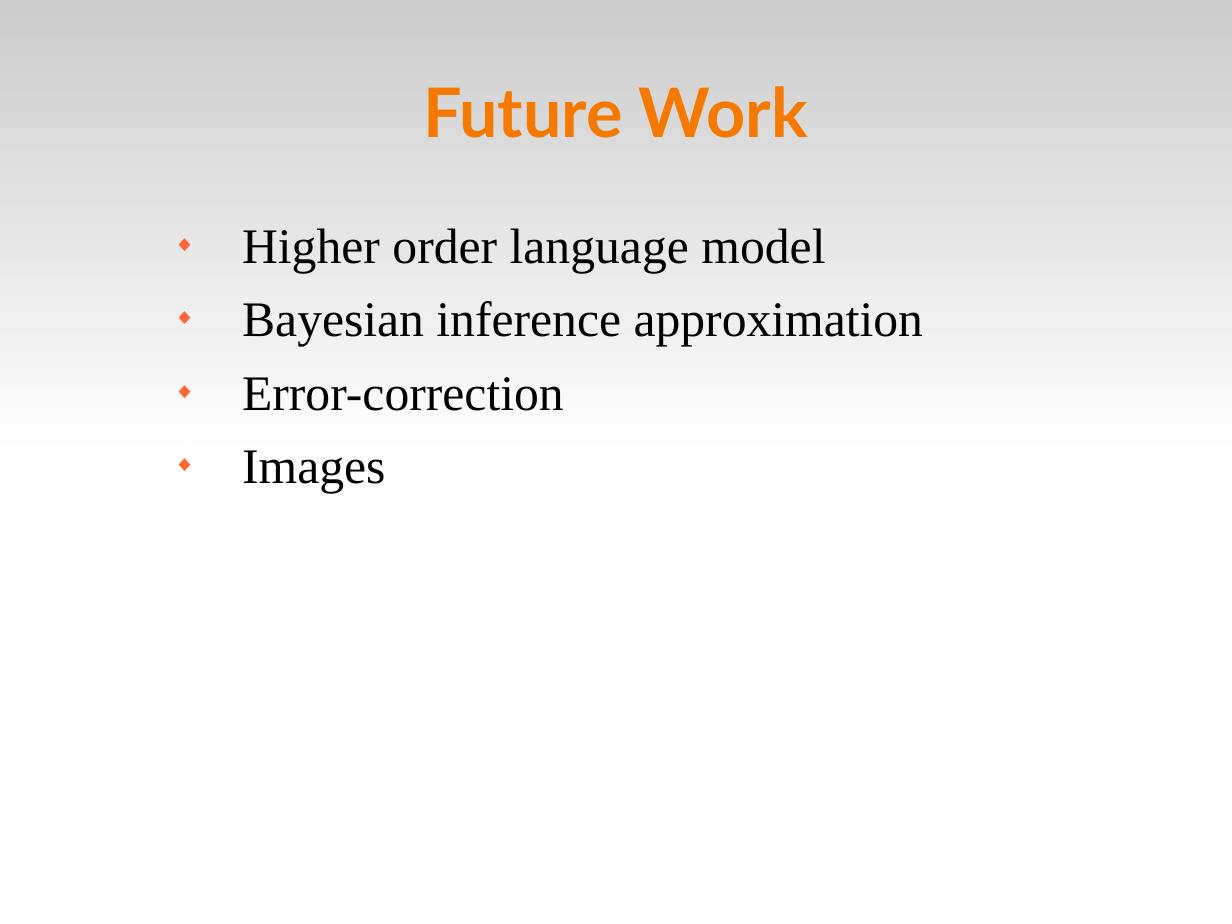
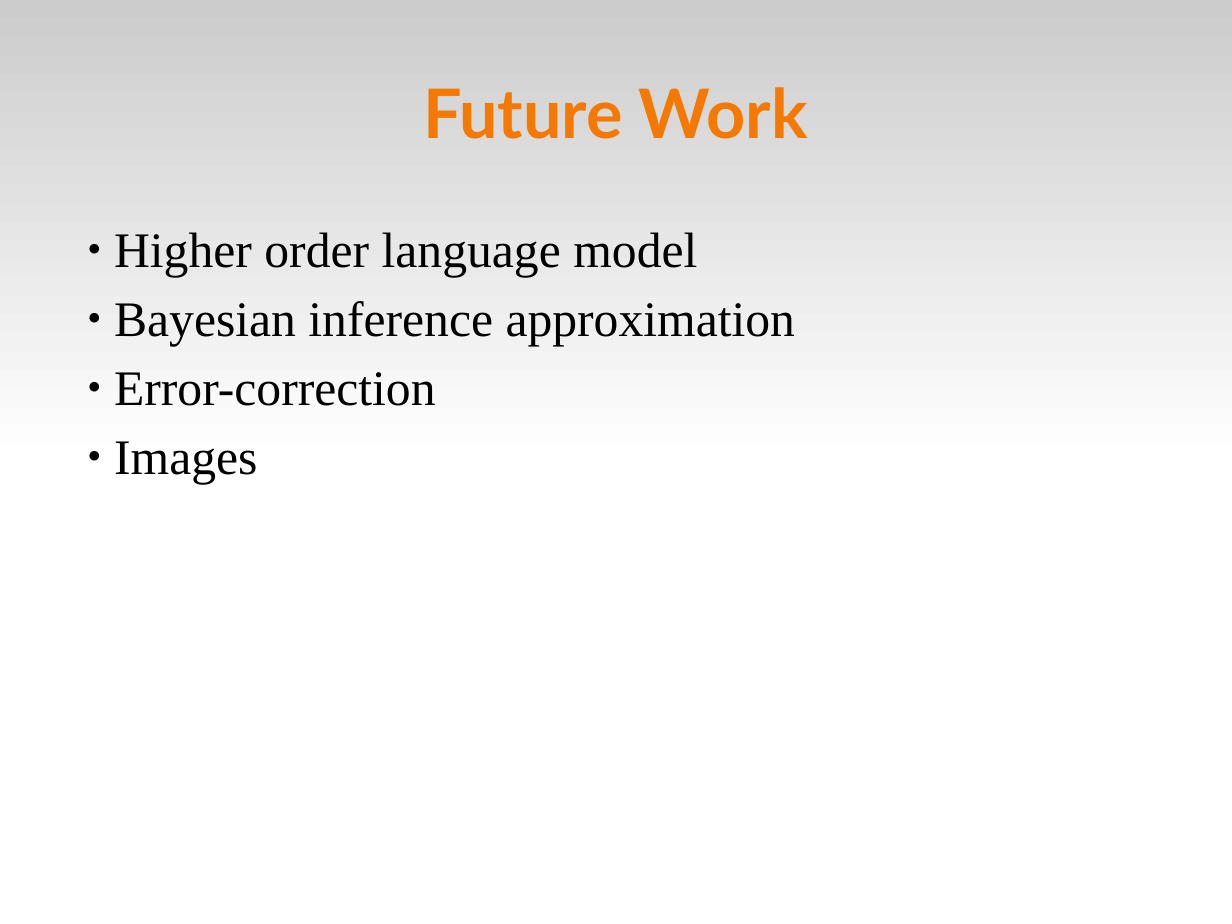
Before and after one commit to abdullah38rcc/BCI-Virtual-Keyboard, a slide deck: slide 17 of master's/docs/virtKey.ppt (slide 18 before the commit). Drawn at 1232x924 pixels with LibreOffice and Linux fonts; fonts in the diff are those of the drawing. Boxes give left, top, right and bottom in pixels: in the first picture for what was removed or moved away, otherwise in the second. Text is boxed around its words. In the diff, an @@ line names an element or a change of style, - is before the commit and + after.

```diff
--- a/master's/docs/virtKey.ppt
+++ b/master's/docs/virtKey.ppt
@@ text "Higher order language model" at (114,232,796,484): bullet ◆ to ●; line spacing 0.93 to 0.86; bullet colour #FF6633 to #000000 @@
```
Also in this commit, not shown: 17 other slides changed, 2 slides added, 3 slides removed.
